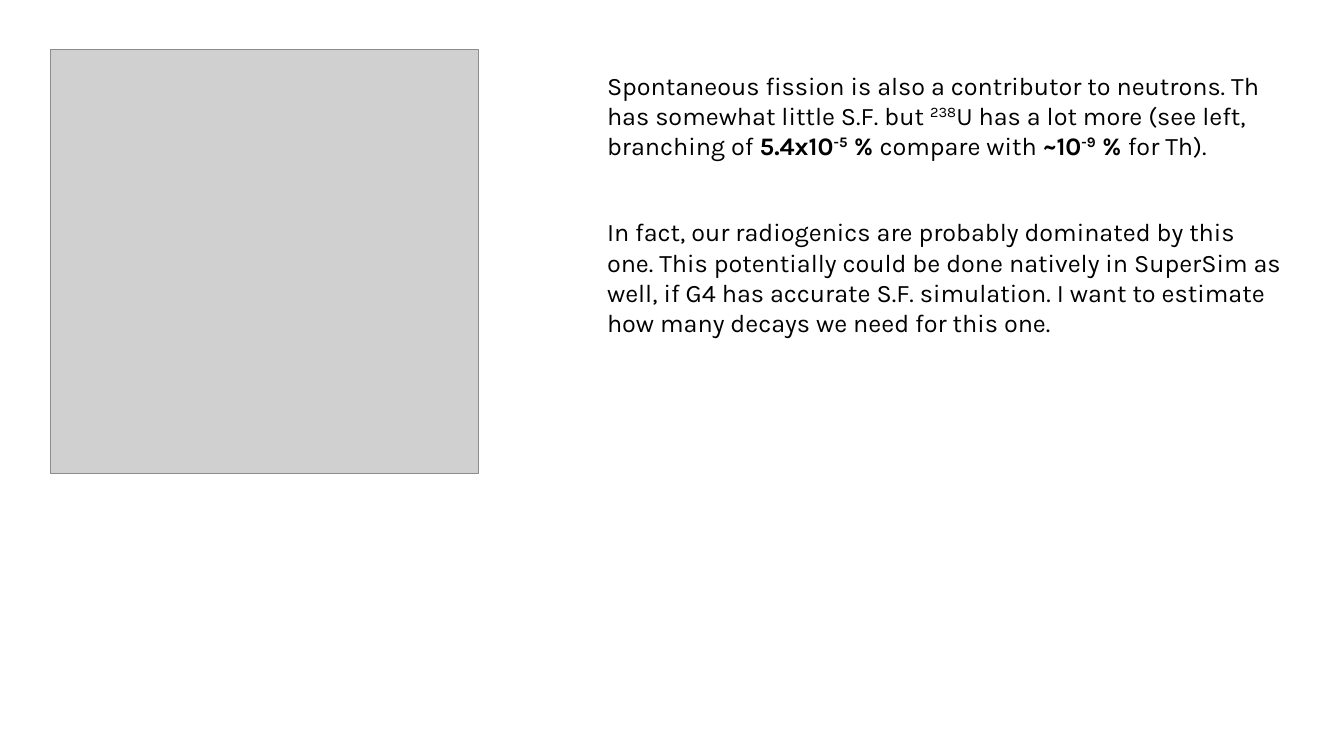
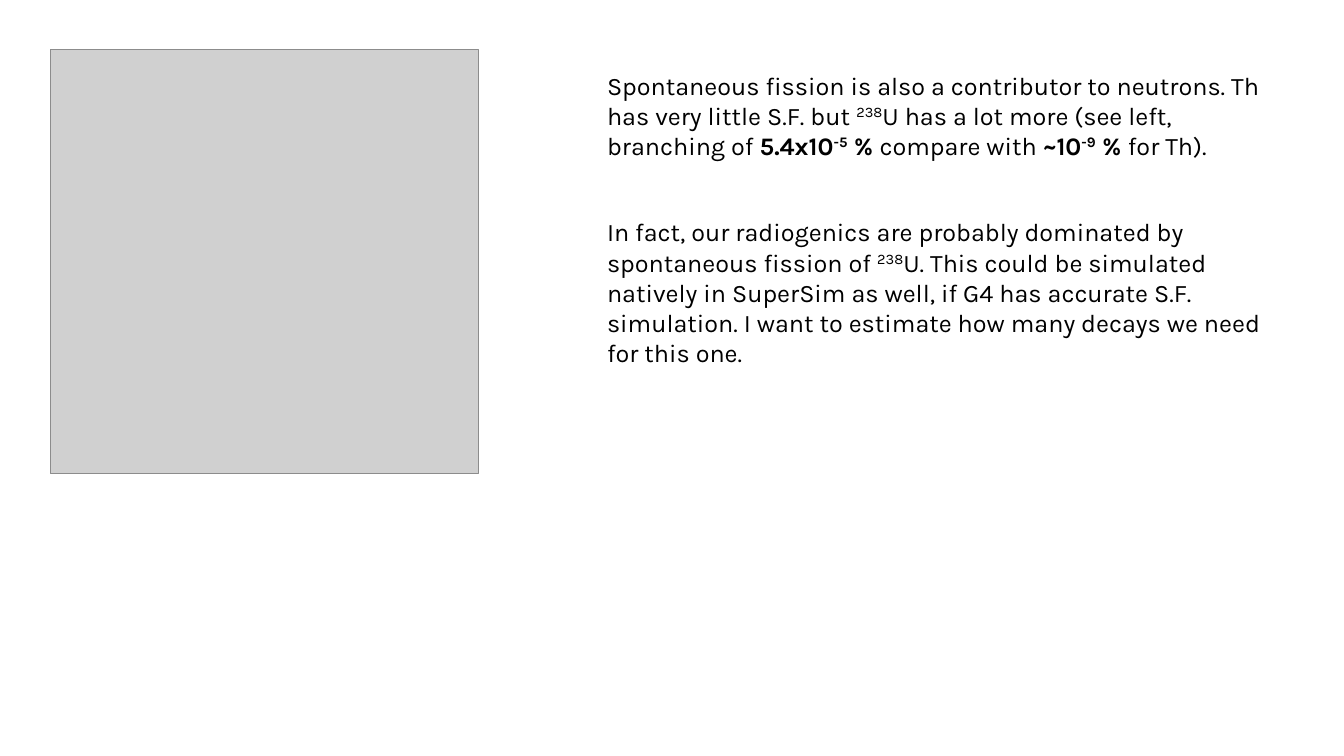
Before and after one commit to villano-lab/n-elec-scattering, a slide deck: slide 7 of 2-Flux/bknds_notes/an-simulation.pptx. Drawn at 1344x756 pixels with LibreOffice and Linux fonts; fonts in the diff are those of the drawing; grey boxes stand for pictures. Boxes give left, top, right and bottom in pixels: in the first picture for what was removed or moved away, otherwise in the second. Text is boxed around its words. In the diff, an @@ line names an element or a change of style, - is before the commit and + after.

Commit message:
[ANV] updated Cu for spontaneous fission integration

```diff
--- a/2-Flux/bknds_notes/an-simulation.pptx
+++ b/2-Flux/bknds_notes/an-simulation.pptx
@@ text at bbox=[607, 77, 1259, 162]: text changed @@
-Spontaneous fission is also a contributor to neutrons. Th has somewhat little S.F. but 238U has a lot more (see left, branching of 5.4x10-5 % compare with ~10-9 % for Th).
+Spontaneous fission is also a contributor to neutrons. Th has very little S.F. but 238U has a lot more (see left, branching of 5.4x10-5 % compare with ~10-9 % for Th).
@@ text at bbox=[607, 223, 1260, 339]: text changed @@
-In fact, our radiogenics are probably dominated by this one. This potentially could be done natively in SuperSim as well, if G4 has accurate S.F. simulation. I want to estimate how many decays we need for this one.
+In fact, our radiogenics are probably dominated by spontaneous fission of 238U. This could be simulated natively in SuperSim as well, if G4 has accurate S.F. simulation. I want to estimate how many decays we need for this one.
```
Also in this commit, not shown: 4 other slides changed, 2 slides added, 1 slide removed.
